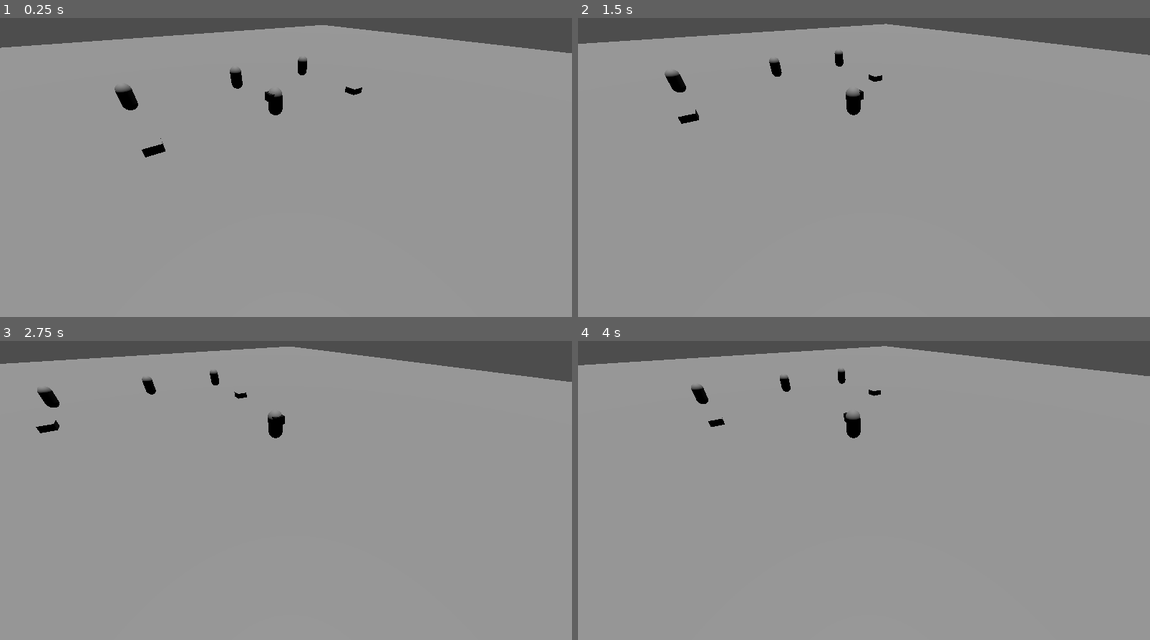
Above: before the commit, frames 1-4 (two rows, left to right).
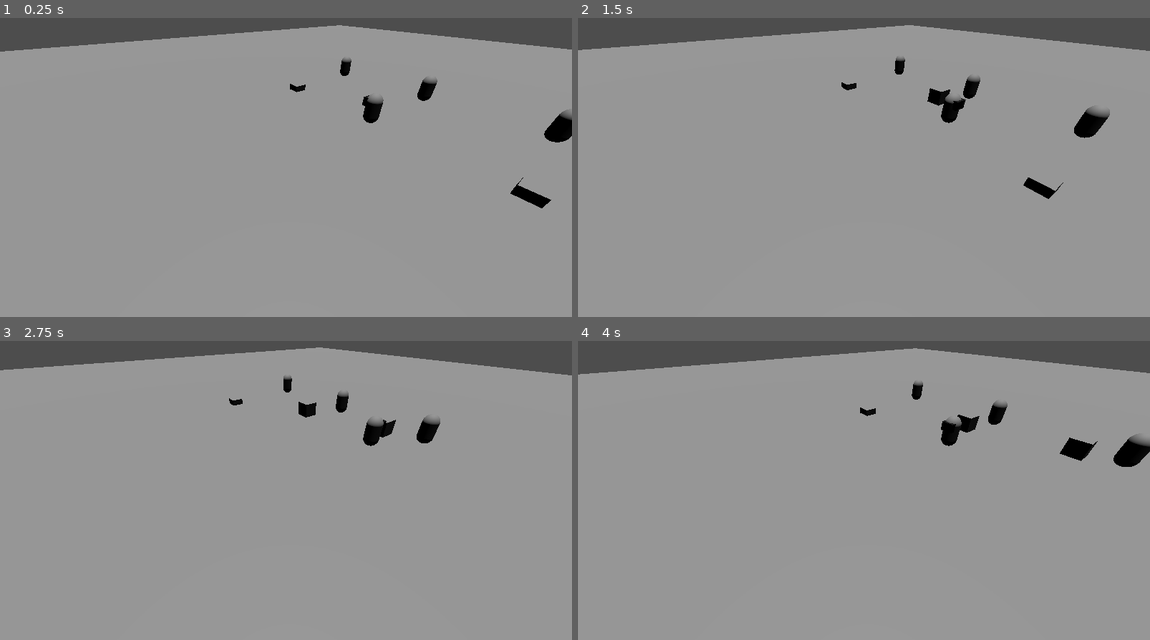
Above: after the commit, the same moments.

Repository: stuffy81/Borait_Prototype
Game: Godot game, scene res://Scenes/test.tscn
Same seed, same stepped clock (60 frames per second), same inputs: the game is played once before the commit and once after it.
Inputs:
- Up to frame 1 (0.25 s): no input
- Up to frame 2 (1.5 s): tap Enter at 0.5 s; hold Right (ui_right) 0.53-1.28 s; hold K (ATTACK_MELEE) 0.53-1.28 s; tap O (LAUNCH_OBJECTS) at 0.8, 1.35 s; hold Down (ui_down) from 1.28 s (still down)
- Up to frame 3 (2.75 s): tap K (ATTACK_MELEE) at 1.55 s; release Down (ui_down) at 2.03 s; hold Right (ui_right) from 2.03 s (still down); hold K (ATTACK_MELEE) from 2.03 s (still down); tap O (LAUNCH_OBJECTS) at 2.3 s
- Up to frame 4 (4 s): release Right (ui_right) at 2.78 s; release K (ATTACK_MELEE) at 2.78 s; hold Up (ui_up) 2.78-3.53 s; tap O (LAUNCH_OBJECTS) at 2.85, 3.8 s; tap K (ATTACK_MELEE) at 3.05 s; hold Left (ui_left) from 3.53 s (still down); hold K (ATTACK_MELEE) from 3.53 s (still down)

The runs differ from the first frame. In frame 1, 2.9% of the frame differs, in the area x 0-100%, y 2-64%; in frame 2, 3.2%; in frame 3, 3.1%; in frame 4, 3.6%, in the area x 0-100%, y 1-43%.
Error after the commit: Invalid access to property or key 'attack_properties' on a base object of type 'Dictionary'. (res://Scripts/PlayerStates/AttackMeleePlayer.gd:42)

Commit message:
Nuevos cambios

Diff:
--- a/Resources/AnimationsPlayer.gd
+++ b/Resources/AnimationsPlayer.gd
@@ -3,4 +3,4 @@
 const ATTACK_MELEE_1:String = "ATTACK_MELEE_1"
 const ATTACK_MELEE_2:String = "ATTACK_MELEE_2"
 const ATTACK_MELEE_3:String = "ATTACK_MELEE_3"
-const LAUNCH_OBJECTS:String = "LAUNCH_OBJECTS"
+const LAUNCH_OBJECTS:String = "LAUNCH_OBJECT"
--- a/Resources/PropertiesCharacters.gd
+++ b/Resources/PropertiesCharacters.gd
@@ -1,7 +1,7 @@
 class_name PropertiesCharacters extends Resource
 
 @export var speed_normal:float = 0.0
-@export var speed_with_object:float = 0.0
+@export var speed_anormal:float = 0.0
 @export var health:float = 0.0
 @export var speed_tween:float = 0.0
 @export var impulse_attack:float = 0.0
--- a/Resources/StatesPlayer.gd
+++ b/Resources/StatesPlayer.gd
@@ -2,3 +2,4 @@
 
 const ATTACK_MELEE:String = "ATTACK_MELEE"
 const LAUNCH_OBJECTS:String = "LAUNCH_OBJECTS"
+const POINTED_MOVEMENT:String = "POINTED_MOVEMENT"
--- a/Scenes/camera.tscn
+++ b/Scenes/camera.tscn
@@ -6,4 +6,4 @@
 script = ExtResource("1_375tr")
 
 [node name="Camera3D" type="Camera3D" parent="."]
-transform = Transform3D(0.561881, -0.494366, 0.663243, 1.19602e-09, 0.801776, 0.597625, -0.827218, -0.335794, 0.450503, 12.0585, 6.66845, 7.28845)
+transform = Transform3D(-0.819152, -0.342784, 0.45988, 0, 0.801776, 0.597625, -0.573576, 0.489546, -0.656776, 12.059, 6.668, -7.288)
--- a/Scenes/object_test.tscn
+++ b/Scenes/object_test.tscn
@@ -5,7 +5,7 @@
 
 [sub_resource type="Resource" id="Resource_4vvxp"]
 script = ExtResource("2_rjbub")
-impulse_to_target = 10.0
+impulse_to_target = 3.0
 demage = 0.0
 metadata/_custom_type_script = "uid://cwr3gqvh6px7a"
 
@@ -13,7 +13,7 @@
 
 [sub_resource type="BoxShape3D" id="BoxShape3D_lp0fs"]
 
-[node name="ObjectTest" type="StaticBody3D"]
+[node name="ObjectTest" type="StaticBody3D" groups=["ObjectLaunchable"]]
 script = ExtResource("1_4vvxp")
 attack_properties = SubResource("Resource_4vvxp")
 
--- a/Scenes/player.tscn
+++ b/Scenes/player.tscn
@@ -9,15 +9,16 @@
 [ext_resource type="Script" uid="uid://1ia4fsnhkemn" path="res://Scripts/PlayerStates/AttackMeleePlayer.gd" id="6_3smsa"]
 [ext_resource type="Script" uid="uid://b6maau87ndfip" path="res://Scripts/PlayerStates/LaunchObjects.gd" id="7_8erm5"]
 [ext_resource type="Script" uid="uid://bqesj33hjsnmc" path="res://Scripts/TargetDetector.gd" id="9_f1ek2"]
+[ext_resource type="Script" uid="uid://cmk3w7wow6jsf" path="res://Scripts/PlayerStates/PointedMovement.gd" id="9_tx1dd"]
 
 [sub_resource type="Resource" id="Resource_fkybt"]
 script = ExtResource("2_vgqql")
 speed_normal = 550.0
-speed_with_object = 300.0
+speed_anormal = 250.0
 health = 0.0
 speed_tween = 0.2
 impulse_attack = 2.0
-speed_rotation = 2.0
+speed_rotation = 6.0
 metadata/_custom_type_script = "uid://ckol6w8wh1kok"
 
 [sub_resource type="Resource" id="Resource_f1ek2"]
@@ -117,6 +118,22 @@
 "transitions": PackedFloat32Array(1),
 "update": 0,
 "values": [Vector3(0, 0, 0)]
+}
+
+[sub_resource type="Animation" id="Animation_gymyn"]
+resource_name = "LAUNCH_OBJECT"
+length = 0.2
+tracks/0/type = "value"
+tracks/0/imported = false
+tracks/0/enabled = true
+tracks/0/path = NodePath("ModelPlayer:rotation")
+tracks/0/interp = 1
+tracks/0/loop_wrap = true
+tracks/0/keys = {
+"times": PackedFloat32Array(0, 0.0666667),
+"transitions": PackedFloat32Array(1, 1),
+"update": 0,
+"values": [Vector3(0, 0, 0), Vector3(0.436332, 0.881391, 0)]
 }
 
 [sub_resource type="AnimationLibrary" id="AnimationLibrary_fkybt"]
@@ -125,6 +142,7 @@
 &"ATTACK_MELEE_2": SubResource("Animation_f1ek2"),
 &"ATTACK_MELEE_3": SubResource("Animation_tx1dd"),
 &"IDLE": SubResource("Animation_vgqql"),
+&"LAUNCH_OBJECT": SubResource("Animation_gymyn"),
 &"RESET": SubResource("Animation_8erm5")
 }
 
@@ -162,6 +180,12 @@
 [node name="LAUNCH_OBJECTS" type="Node" parent="StateMachine"]
 script = ExtResource("7_8erm5")
 
+[node name="POINTED_MOVEMENT" type="Node" parent="StateMachine"]
+script = ExtResource("9_tx1dd")
+
+[node name="ShootPosition" type="Marker3D" parent="."]
+transform = Transform3D(1, 0, 0, 0, 1, 0, 0, 0, 1, -0.00239515, 0.108929, 0.770326)
+
 [node name="TargetDetector" type="Area3D" parent="."]
 script = ExtResource("9_f1ek2")
 
--- a/Scripts/Player.gd
+++ b/Scripts/Player.gd
@@ -6,6 +6,7 @@
 
 @onready var animation_player : AnimationPlayer = $AnimationPlayer
 @onready var Target_Detector : TargetDetector = $TargetDetector
+@onready var shoot_position : Node3D = $ShootPosition
 
 var animations_bases : AnimationsCommons = AnimationsCommons.new()
 var animations_player : AnimationsPlayer = AnimationsPlayer.new()
--- a/Scripts/PlayerStates/LaunchObjects.gd
+++ b/Scripts/PlayerStates/LaunchObjects.gd
@@ -1,25 +1,20 @@
 class_name LaunchObjects extends PlayerBase
 
-func _on_unhandled_key_input(event: InputEvent) -> void:
-	if event.is_action_released("LAUNCH_OBJECTS"):
-		state_machine._change_state(player.states_bases.MOVE)
+func _enter():
+	_connect_signals(player.animation_player, _finish_launch, "animation_finished")
+	_run_animations(player.animation_player , player.animations_player.LAUNCH_OBJECTS)
+	_spawn_and_impulse_object()
 
-func _on_process(delta):
-	var axis = _get_axis()
-	var speed = player.properties_characters.speed_with_object
+func _finish_launch(anim_name):
+	state_machine._change_state(player.states_bases.IDLE)
 
-	if axis.length() > 0:
-		var direction = (player.transform.basis.z + Vector3(axis.x,0,axis.y)) * speed * delta
-		player.velocity.z = direction.z
-		player.velocity.x = direction.x
-	else:
-		player.velocity.z = 0
-		player.velocity.x = 0
+func _spawn_and_impulse_object():
+	var dictionary_object = player.Target_Detector.object
 
-	player.move_and_slide()
-
-	_rotate_pointing(player.properties_characters.speed_rotation , delta)
-
-func _rotate_pointing(speed , delta):
-	if _get_axis().x != 0:
-		player.rotation.y += _get_axis().x * speed * delta
+	if dictionary_object.has("path"):
+		var object = load(dictionary_object["path"])
+		var instance = object.instantiate()
+		get_tree().root.add_child(instance)
+		(instance as ObjectInteractable).global_position = player.shoot_position.global_position
+		(instance as ObjectInteractable).remove_from_group("ObjectLaunchable")
+		player.Target_Detector.object.clear()
--- a/Scripts/PlayerStates/PlayerBase.gd
+++ b/Scripts/PlayerStates/PlayerBase.gd
@@ -7,11 +7,13 @@
 		return controlled_node
 
 func _get_axis() -> Vector2:
-	var axis = Input.get_vector("ui_left","ui_right","ui_down","ui_up")
+	var axis = Input.get_vector("ui_right","ui_left","ui_down","ui_up")
 	return axis
 
 func _on_unhandled_key_input(event: InputEvent) -> void:
-	if event.is_action_pressed("ATTACK_MELEE"):
+	if event.is_action_pressed("ATTACK_MELEE") and not str(state_machine.current_states.name) == player.states_player.POINTED_MOVEMENT:
 		state_machine._change_state(player.states_player.ATTACK_MELEE)
-	if event.is_action_pressed("LAUNCH_OBJECTS"):
+	if event.is_action_pressed("LAUNCH_OBJECTS") and player.Target_Detector.object.size() > 0:
+		state_machine._change_state(player.states_player.POINTED_MOVEMENT)
+	if event.is_action_released("LAUNCH_OBJECTS") and player.Target_Detector.object.size() > 0:
 		state_machine._change_state(player.states_player.LAUNCH_OBJECTS)
--- /dev/null
+++ b/Scripts/PlayerStates/PointedMovement.gd
@@ -0,0 +1,18 @@
+class_name PointedMovement extends PlayerBase
+
+func _on_process(delta: float) -> void:
+	var axis = _get_axis()
+	var speed = player.properties_characters.speed_anormal
+	var direction = axis * speed * delta
+
+	if axis.x != 0:
+		player.rotation.y += axis.x * player.properties_characters.speed_rotation * delta
+
+	if axis.y != 0:
+		player.velocity.x = direction.x
+		player.velocity.z = direction.y
+	else:
+		player.velocity.x = 0.0
+		player.velocity.z = 0.0
+
+	player.move_and_slide()
--- a/Scripts/TargetDetector.gd
+++ b/Scripts/TargetDetector.gd
@@ -2,18 +2,16 @@
 class_name TargetDetector
 
 var target : CharacterBody3D
-var object : Dictionary = {
-	"attack_properties": null ,
-	"name_object": null
-}
+var object : Dictionary = {}
 
 func _on_target_entered(body: Node3D) -> void:
 	if body != get_parent():
 		if body is CharacterBody3D:
 			target = body
-		elif body is ObjectInteractable:
+		elif body.is_in_group("ObjectLaunchable"):
 			object["attack_properties"] = body.attack_properties
 			object["name_object"] = str(body.name)
+			object["path"] = body.scene_file_path
 			body.queue_free()
 
 func _on_target_exited(body: Node3D) -> void:
--- a/project.godot
+++ b/project.godot
@@ -14,6 +14,10 @@
 run/main_scene="uid://dmtvt8yb7tx74"
 config/features=PackedStringArray("4.4", "GL Compatibility")
 config/icon="res://icon.svg"
+
+[global_group]
+
+ObjectLaunchable=""
 
 [input]
 
Not shown: 1 places in Scenes/player.tscn that only renumber resources
Not shown, added: Scripts/PlayerStates/PointedMovement.gd.uid
